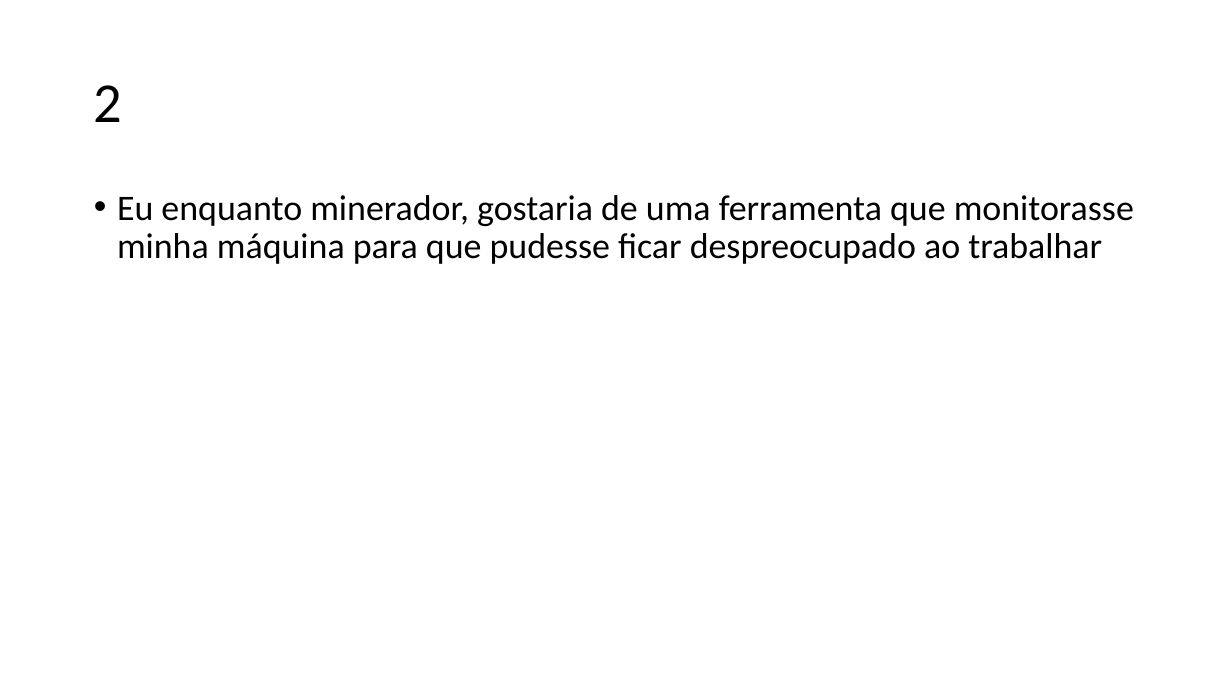
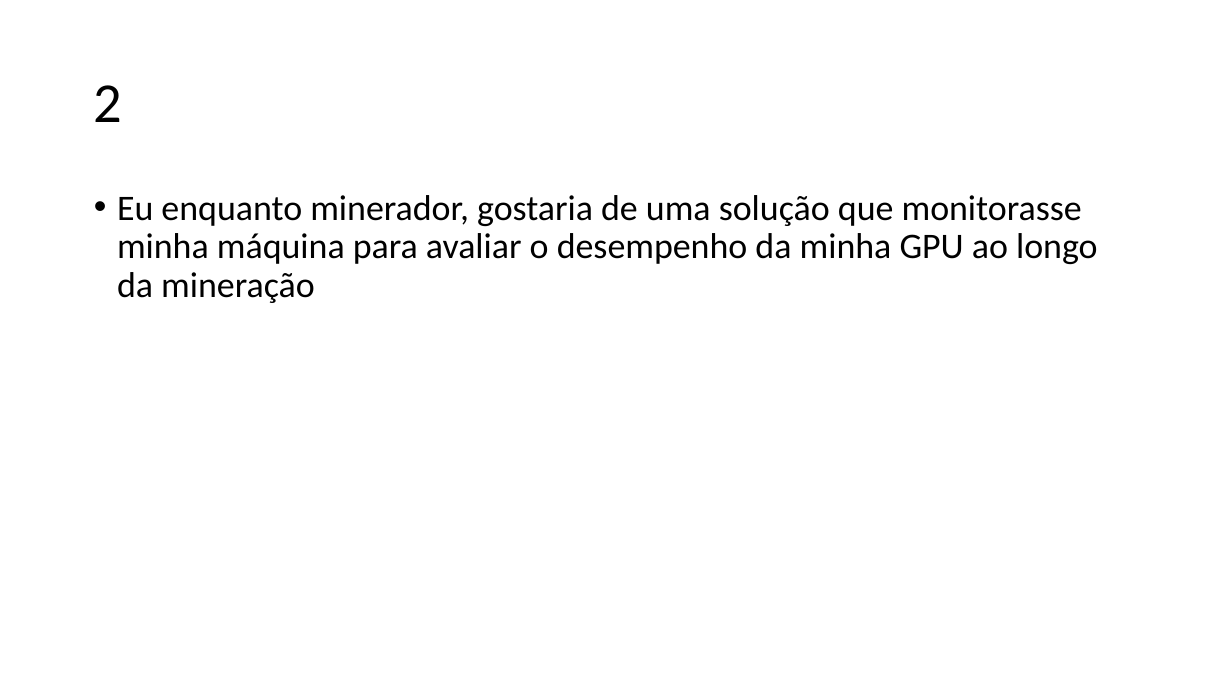
Before and after one commit to Fabicaneyu/.mineHash, a slide deck: slide 5 of Documentação/ADS/User Stories/User Stories_fabi (1).pptx. Drawn at 1232x693 pixels with LibreOffice and Linux fonts; fonts in the diff are those of the drawing. Boxes give left, top, right and bottom in pixels: in the first picture for what was removed or moved away, otherwise in the second. Text is boxed around its words. In the diff, an @@ line names an element or a change of style, - is before the commit and + after.

```diff
--- a/Documentação/ADS/User Stories/User Stories_fabi (1).pptx
+++ b/Documentação/ADS/User Stories/User Stories_fabi (1).pptx
@@ text at [117,195,1098,303]: text changed @@
-• Eu enquanto minerador, gostaria de uma ferramenta que monitorasse minha máquina para que pudesse ficar despreocupado ao trabalhar
+• Eu enquanto minerador, gostaria de uma solução que monitorasse minha máquina para avaliar o desempenho da minha GPU ao longo da mineração
```
Also in this commit, not shown: 1 other slide changed, 1 slide added.
